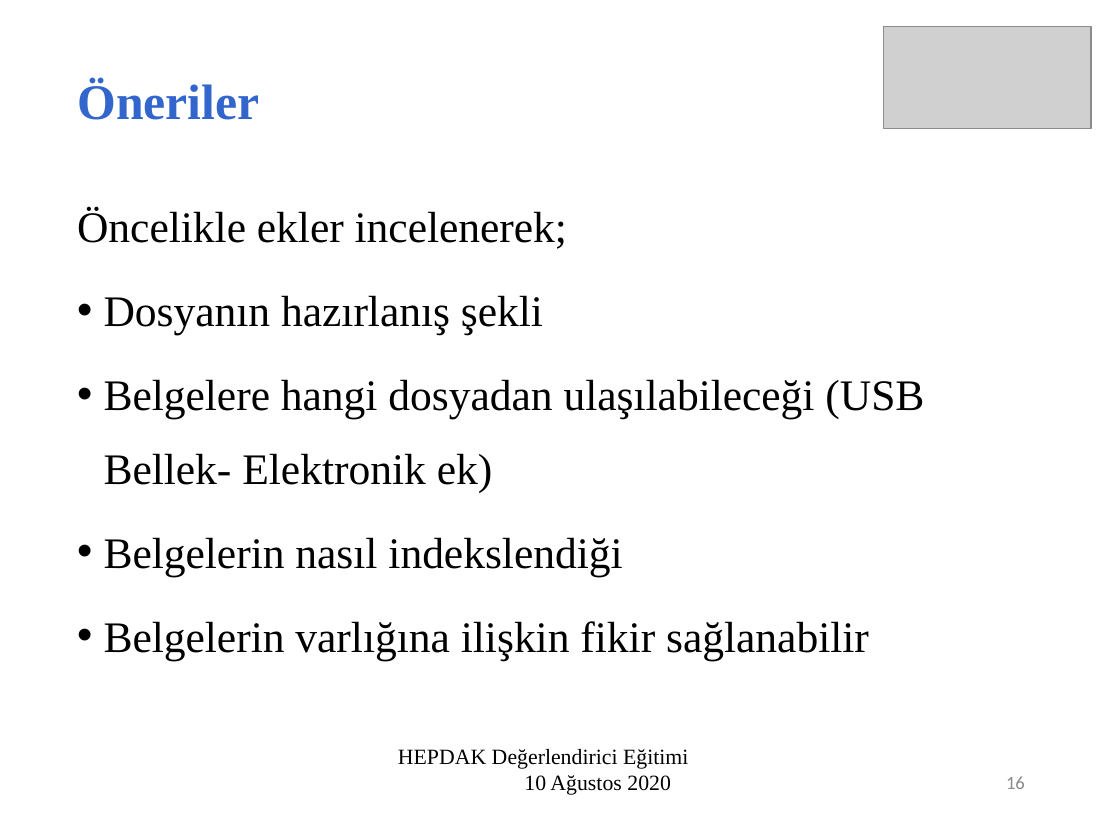
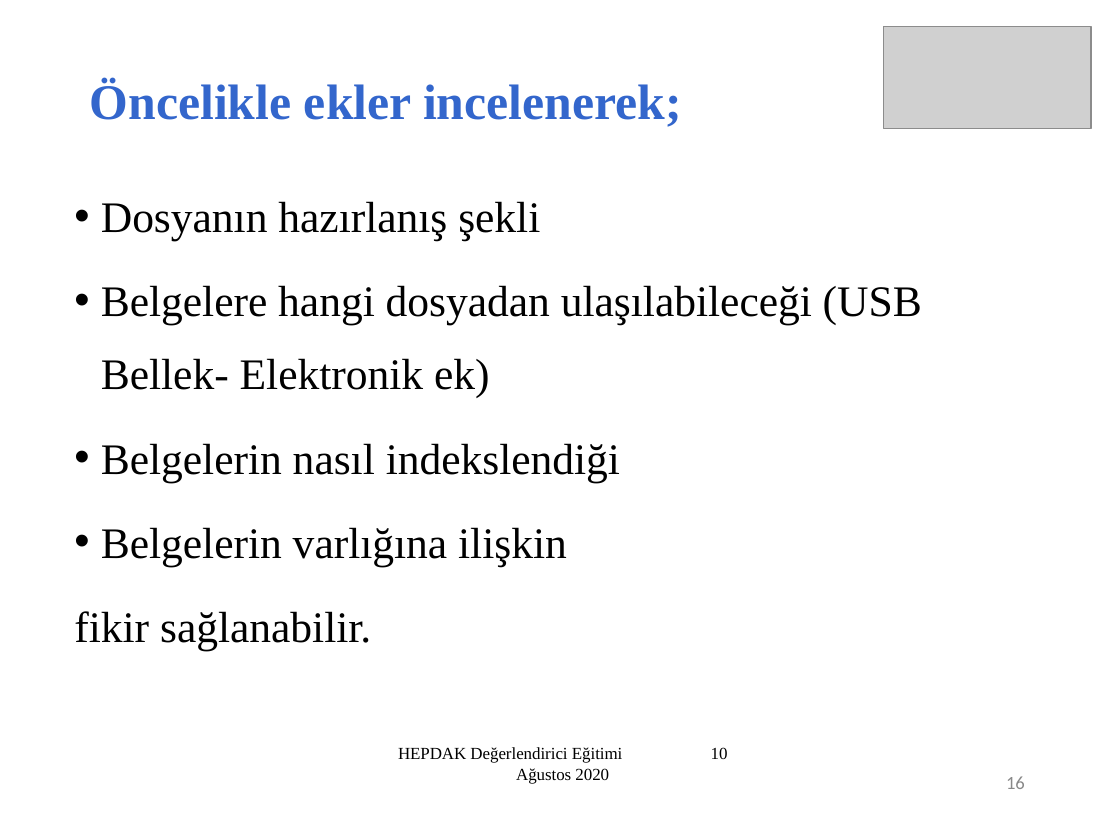
Before and after one commit to sametgolgeci/Hepdak-nextjs, a slide deck: slide 16 of public/doc/degerlendirici_egitim_5/5.ziyaret_oncesi_planlama.ppt. Drawn at 1120x840 pixels with LibreOffice and Linux fonts; fonts in the diff are those of the drawing; grey boxes stand for pictures. Boxes give left, top, right and bottom in pixels: in the first picture for what was removed or moved away, otherwise in the second. Text is boxed around its words. In the diff, an @@ line names an element or a change of style, - is before the commit and + after.

```diff
--- a/public/doc/degerlendirici_egitim_5/5.ziyaret_oncesi_planlama.ppt
+++ b/public/doc/degerlendirici_egitim_5/5.ziyaret_oncesi_planlama.ppt
@@ title at bbox=[90, 80, 682, 127]: text changed @@
-Öneriler
+Öncelikle ekler incelenerek;
@@ text "Dosyanın hazırlanış şekli": place and size @@
-text "Dosyanın hazırlanış şekli" at bbox=[77, 208, 924, 661]
+text "Dosyanın hazırlanış şekli" at bbox=[74, 201, 922, 650]
@@ text at bbox=[77, 208, 567, 249]: paragraph removed @@
-Öncelikle ekler incelenerek;
@@ text at bbox=[74, 527, 567, 650]: text changed @@
-• Belgelerin varlığına ilişkin fikir sağlanabilir
+• Belgelerin varlığına ilişkin
+fikir sağlanabilir.
@@ text "HEPDAK Değerlendirici Eğitimi 10 Ağustos ..." at bbox=[398, 747, 623, 784]: size 14 to 10.8 pt @@
```
Also in this commit, not shown: 36 other slides changed, 1 slide removed, 1 other file.
